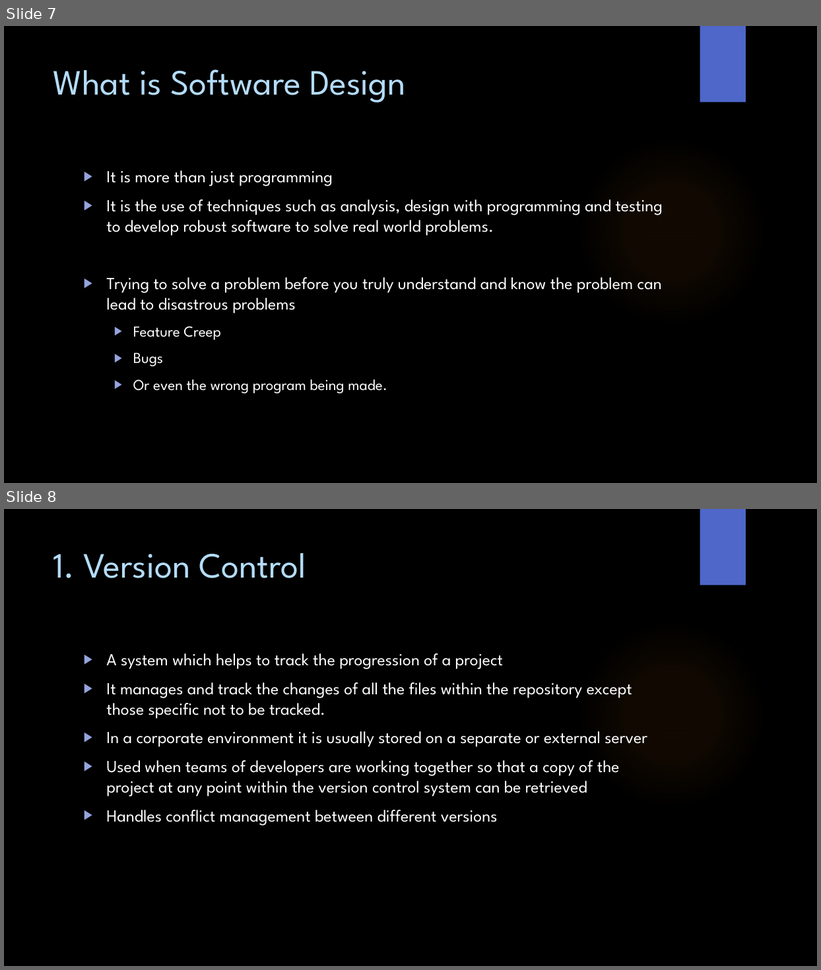
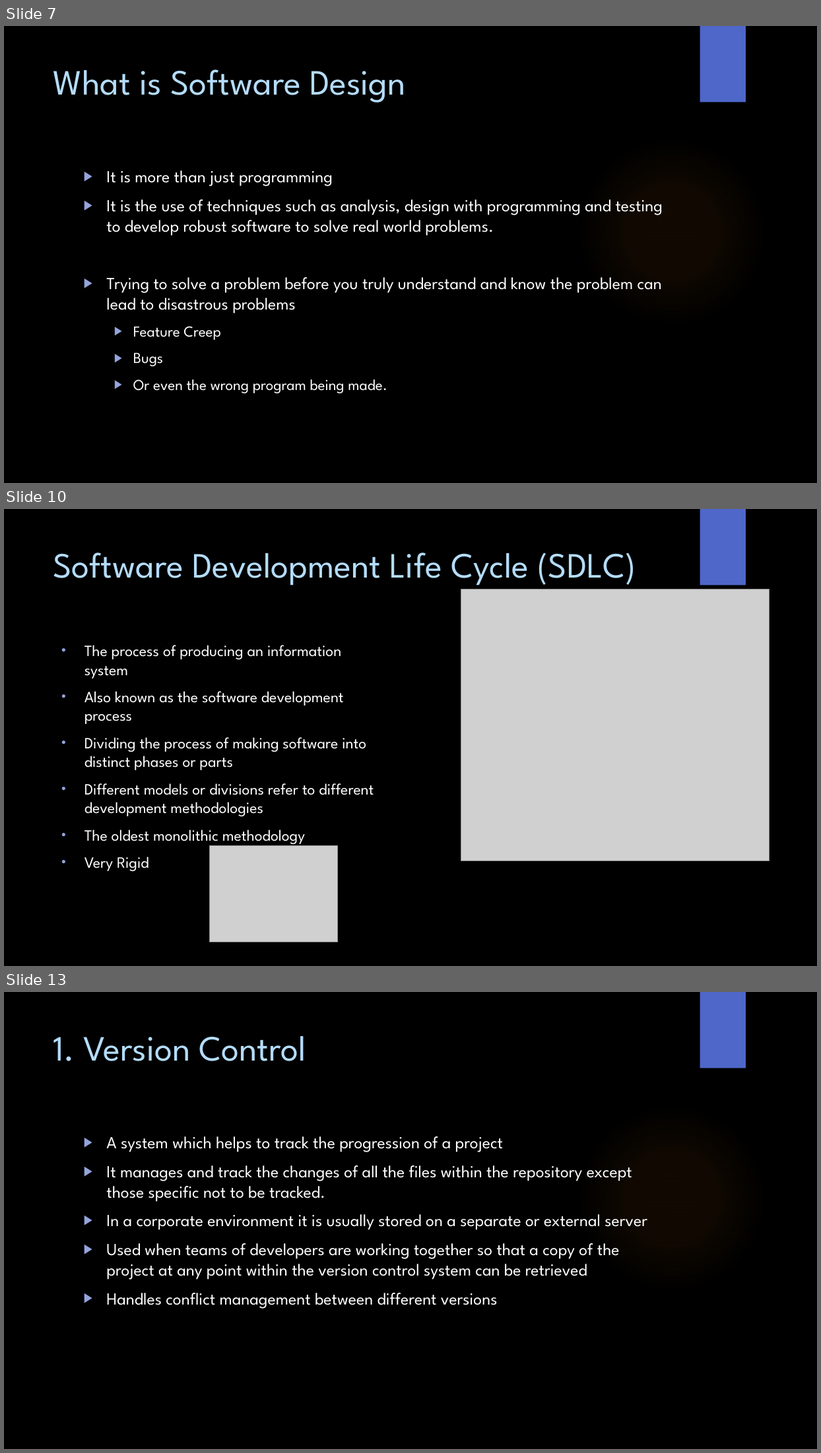
Before and after one commit to WitsSoftDev/SoftDev2016, a slide deck: Session 1/Softdev Session 1 2016.pptx. Shown one above the other, each under a label of ours: slides 7 and 8 before the commit, slides 7, 10 and 13 after it; the slides between them are not shown. The pictures are 821x970 and 821x1453 pixels, drawn with LibreOffice and Linux fonts; fonts in the diff are those of the drawing; grey boxes stand for pictures; background and template pictures are left out. Boxes give left, top, right and bottom in pixels: in the first picture for what was removed or moved away, otherwise in the second. Text is boxed around its words. In the diff, an @@ line names an element or a change of style, - is before the commit and + after.

```diff
--- a/Session 1/Softdev Session 1 2016.pptx
+++ b/Session 1/Softdev Session 1 2016.pptx
@@ slide 10 added at (x1=4, y1=509, x2=817, y2=966), background picture (left out); not listed: 1 template element that a slide beside it also shows @@
@@ title added at (x1=54, y1=553, x2=636, y2=586), 42 pt, text #B4DCFA @@
+Software Development Life Cycle (SDLC)
@@ picture added at (x1=461, y1=590, x2=770, y2=861) @@
@@ text added at (x1=85, y1=645, x2=374, y2=872), 18.5 pt, text #FFFFFF @@
+• The process of producing an information system
+• Also known as the software development process
+• Dividing the process of making software into distinct phases or parts
+• Different models or divisions refer to different development methodologies
+• The oldest monolithic methodology
+• Very Rigid
@@ picture added at (x1=209, y1=846, x2=338, y2=942) @@
@@ what was slide 8 is now slide 13 @@
```
Also in this commit, not shown: 5 other slides added, 1 other file.
